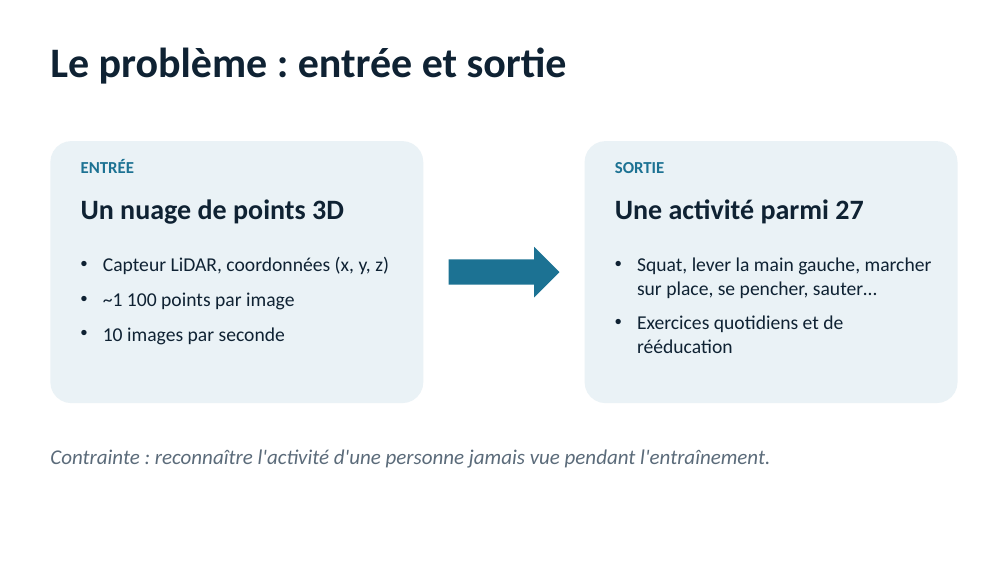
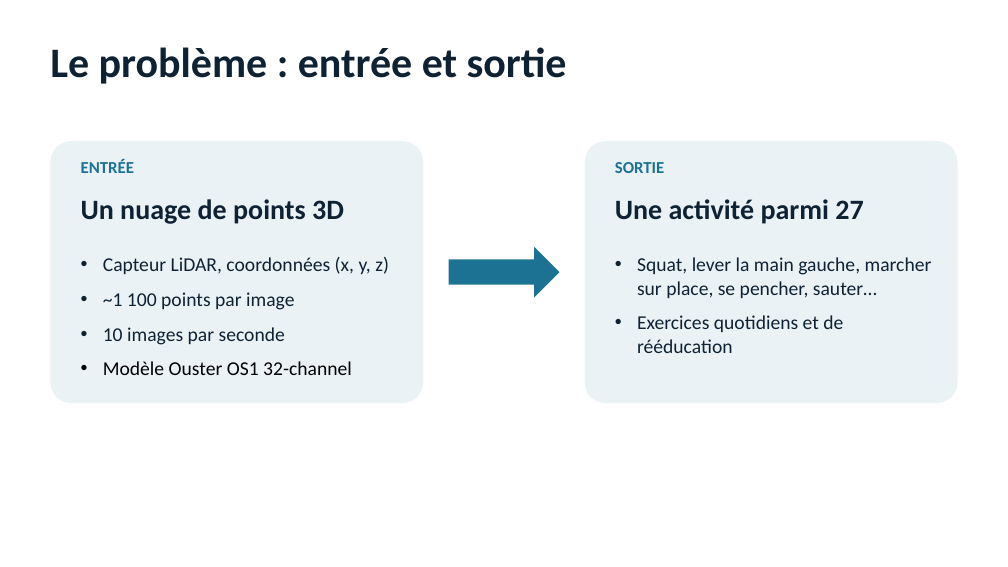
Before and after one commit to KazuWaii/LIARA_2026_internship, a slide deck: slide 2 of Tracking/mois/3-septembre/presentation_mmfi_fr.pptx. Drawn at 1008x567 pixels with LibreOffice and Linux fonts; fonts in the diff are those of the drawing. Boxes give left, top, right and bottom in pixels: in the first picture for what was removed or moved away, otherwise in the second. Text is boxed around its words. In the diff, an @@ line names an element or a change of style, - is before the commit and + after.

```diff
--- a/Tracking/mois/3-septembre/presentation_mmfi_fr.pptx
+++ b/Tracking/mois/3-septembre/presentation_mmfi_fr.pptx
@@ text at (103, 361, 352, 375): paragraph added @@
+• Modèle Ouster OS1 32-channel
@@ text removed at (50, 449, 770, 468) @@
-Contrainte : reconnaître l'activité d'une personne jamais vue pendant l'entraînement.
```
Also in this commit, not shown: 3 other slides changed, 2 slides added, 1 slide removed.
